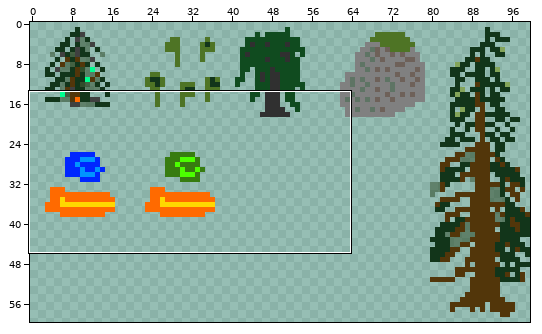
Sprite sheet, stored at app/objects.png. The picture above shows the old version from afar; the outline marks the close-up.
Close-up. Earlier state:
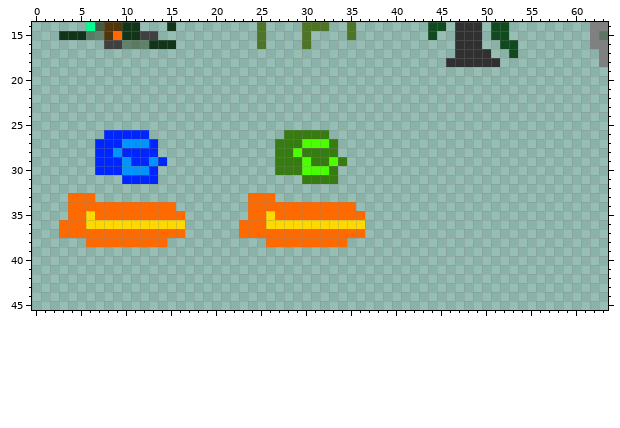
The file is 100x60 pixels. Colours within 5 levels of each other are drawn and written as one. Shown: x 0..63, y 14..45.
Once edited:
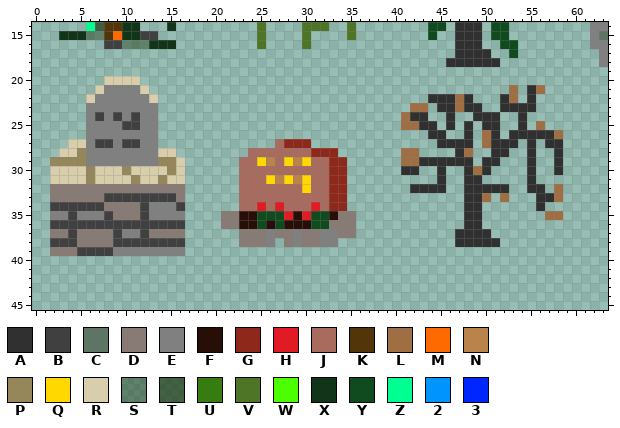
Palette (. is transparent): A #303030  B #404040  C #5e7464  D #887a74  E #808080  F #270f08  G #8e281b  H #e01b24  J #a86b5d  K #52360a  L #9f6f43  M #ff6a00  N #b9834b  P #95875a  Q #ffd800  R #d8ceab  S #1b340e70  T #1d3610af  U #377c10  V #4e7425  W #4cff00  X #12351a  Y #104b1f  Z #00ff90  2 #0094ff  3 #0026ff
The edit:
@@ x 0..63 @@
 19 ................................................................
-20 ................................................................
-21 ................................................................
-22 ................................................................
-23 ................................................................
-24 ................................................................
-25 ................................................................
-26 ........33333...............UUUUU...............................
-27 .......3332223.............UUUWWWU..............................
-28 .......3323333.............UUWUUUU..............................
-29 .......33323323............UUUWUUWU.............................
-30 .......3332223.............UUUWWWU..............................
-31 ..........3333................UUUU..............................
-32 ................................................................
-33 ....MMM.................MMM.....................................
-34 ....MMMMMMMMMMMM........MMMMMMMMMMMM............................
-35 ....MMQMMMMMMMMMM.......MMQMMMMMMMMMM...........................
-36 ...MMMQQQQQQQQQQQ......MMMQQQQQQQQQQQ...........................
-37 ...MMMMMMMMMMMMMM......MMMMMMMMMMMMMM...........................
-38 ......MMMMMMMMM...........MMMMMMMMM.............................
-39 ................................................................
+20 ........RRRR....................................................
+21 .......REEEER........................................L.AL.......
+22 ......REEEEEER..............................AAALA...AL.A........
+23 ......EEEEEEEE............................LL.AALAA..AAAA........
+24 ......EBEBEBEE...........................LAA..A..AAA..A.........
+25 ......EEEEBBEE...........................LLAA.A.A.AA..A.L.......
+26 ......EEEEEEEE..............................AA..A.LA.AAAAAL.....
+27 ....RREBBEBBEE.............JGGG..............AAAA.LAAA.A.AA.....
+28 ...RRPEEEEEEEERR........JJJJJJJGGG.......LL....AL..AA..A..A.....
+29 ..PPPPEEEEEEEEPPR......JJQNJQNQJJGG......LLAAAAAA.AA...A..A.....
+30 ..RRRRPRRRPRRRRPR......JJJJJJJJJJGG......AA..A..ALA....A..A.....
+31 ..RRRRPRRRRPRRPRR......JJJQNQNQJJGG..........A..AA.....A........
+32 ..DDDDDDDDDDDDDDD......JJJJJJJQJJGG.......AAAA..AAAAA..AA.L.....
+33 ..DDDDDDBBBBBBBBD......JJJJJJJJJJGG.............AAL.L...AAL.....
+34 ..BBBBBBDDDDBEEEB......JJHJHJJJHJGG.............AA......A.......
+35 ..EEBEEEBDDDBEEEE....DDFFYYYHFHYYFDD............AA.......LL.....
+36 ..BBBBBBBBBBBBBBB....DDFFYFYFFFYYDDD............AA..............
+37 ..DDBDDDDBEEBDDDD......DDDEDDEDDEEDD...........AAAA.............
+38 ..BBBDDDDBBBBBBBB......DDDE.DEDDEE.............AAAAA............
+39 ..DDDBBBBEEEEEEEE...............................................
 40 ................................................................
Where, in picture pixels (left, top, right, bottom), the same in both close-ups:
changed: (50, 76, 185, 256)
added: (401, 85, 563, 247)
changed: (221, 130, 365, 247)
